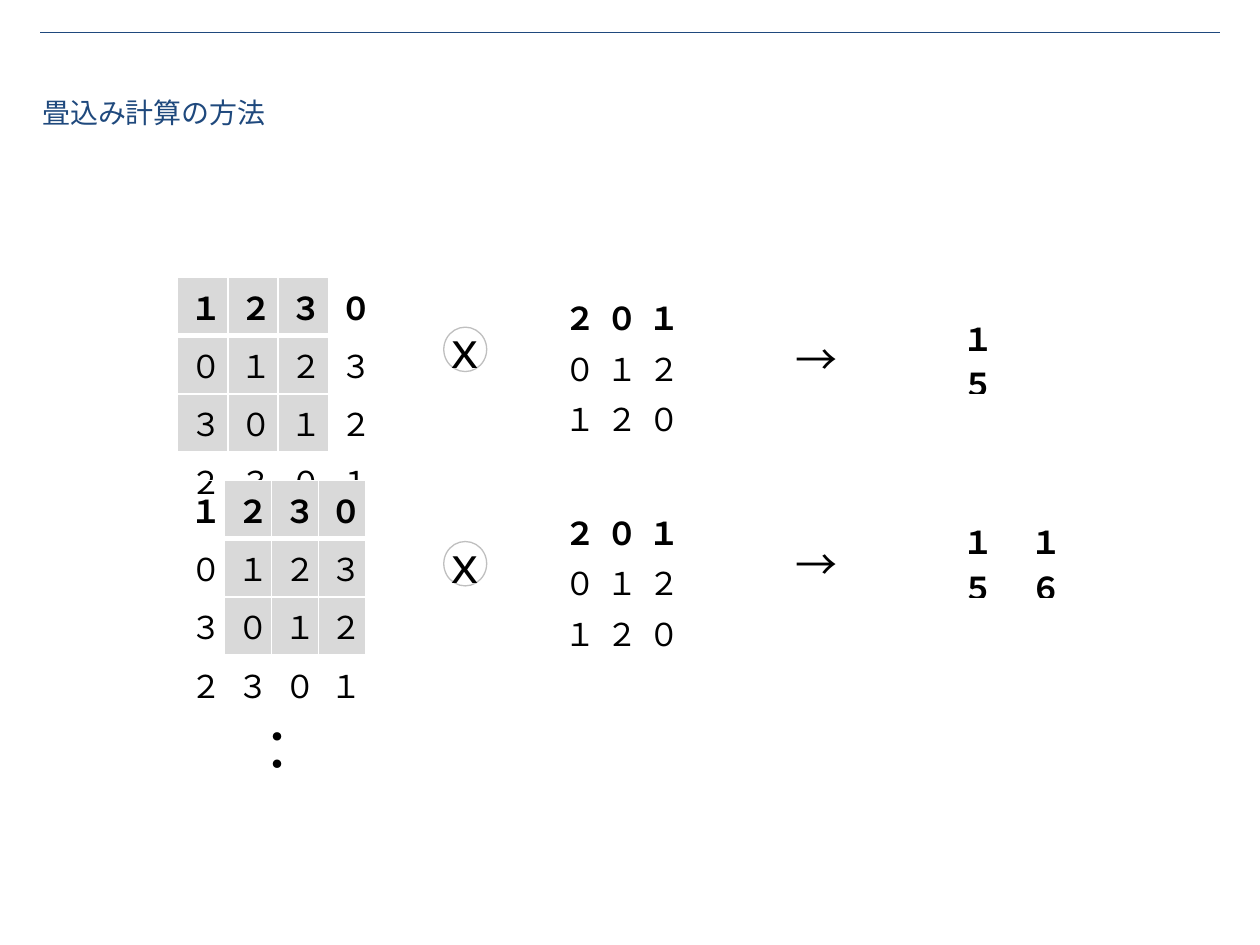
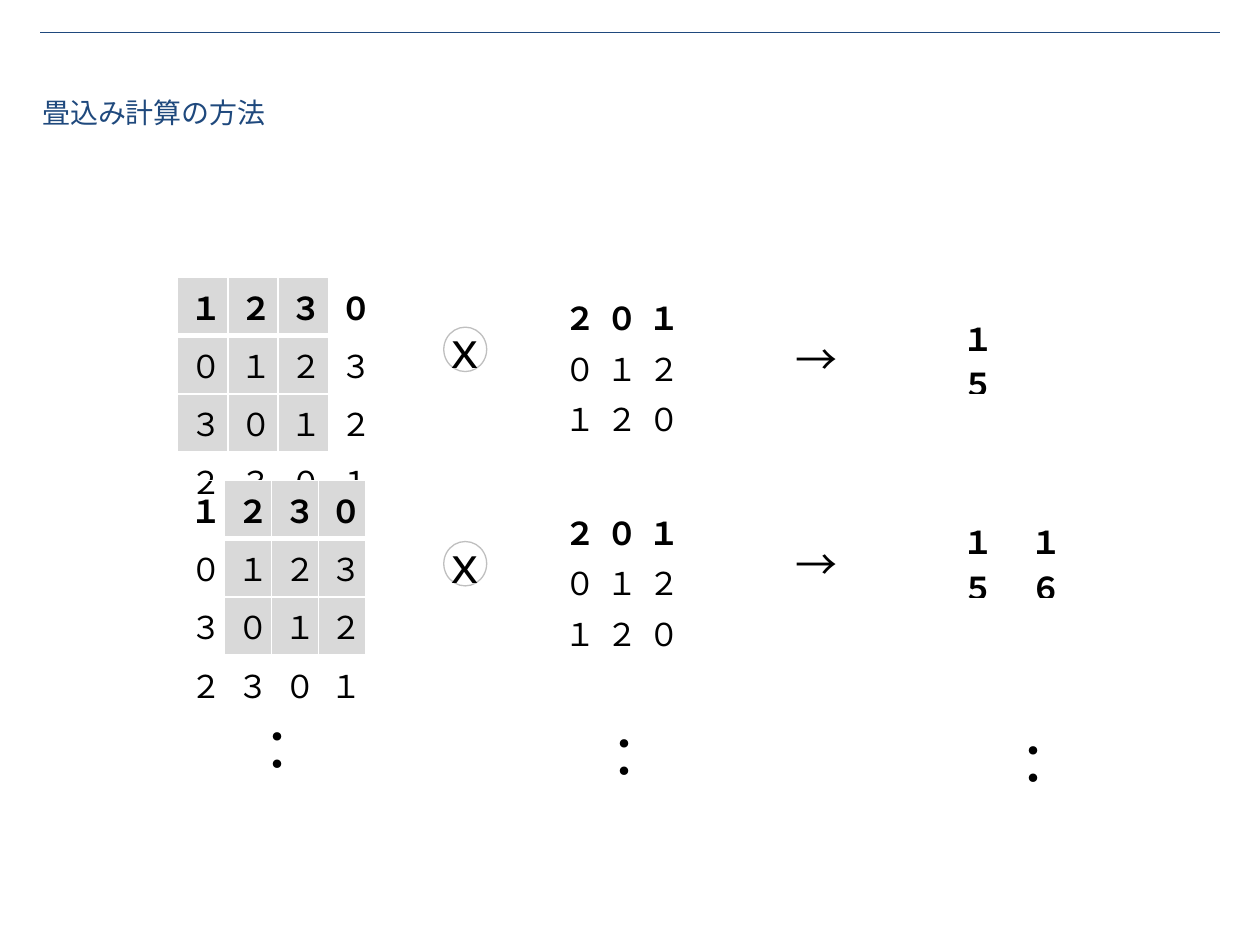
Before and after one commit to KeitoSugiyama/data_science_seminar, a slide deck: slide 10 of 5_deep_learning_middle/deep_learning_middle.pptx. Drawn at 1260x945 pixels with LibreOffice and Linux fonts; fonts in the diff are those of the drawing. Boxes give left, top, right and bottom in pixels: in the first picture for what was removed or moved away, otherwise in the second. Text is boxed around its words. In the diff, an @@ line names an element or a change of style, - is before the commit and + after.

```diff
--- a/5_deep_learning_middle/deep_learning_middle.pptx
+++ b/5_deep_learning_middle/deep_learning_middle.pptx
@@ text added at [585, 717, 667, 798], 32 pt, text #000000 @@
+：
@@ text added at [993, 723, 1075, 804], 32 pt, text #000000 @@
+：
```
Also in this commit, not shown: 1 other slide changed, 5 other files.
